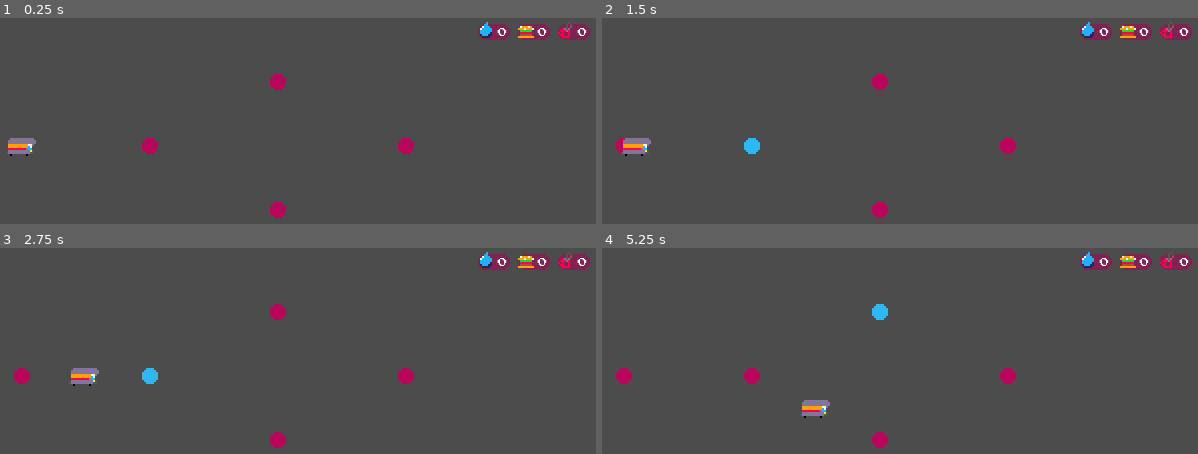
Above: before the commit, frames 1-4 (two rows, left to right).
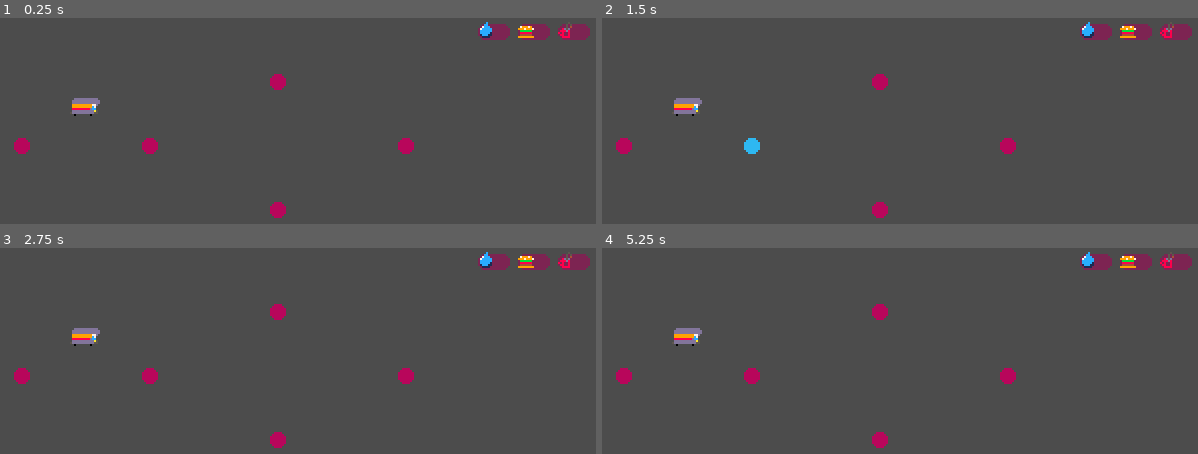
Above: after the commit, the same moments.

Repository: youssefevan/global-game-jam-2023
Game: Godot game, scene res://Scenes/TestingGrounds.tscn
Two runs of this game, one before a commit and one after it. Both use one fixed random seed, a clock stepped at 60 frames per second and the inputs below. This scene is started directly instead of the project's main scene.
Inputs (mouse positions are in pixels of both pictures, inside the frame that each line leads up to):
- Up to frame 1 (0.25 s): no input
- Up to frame 2 (1.5 s): tap Enter at 0.5 s; move the mouse to (625, 145) at 0.52 s; click (625, 145) at 0.6 s; tap Space at 1.25 s; move the mouse to (751, 145) at 1.27 s; click (751, 145) at 1.35 s
- Up to frame 3 (2.75 s): move the mouse to (339, 348) at 2.02 s; click (339, 348) at 2.1 s
- Up to frame 4 (5.25 s): tap Enter at 2.75 s; move the mouse to (outside the picture) at 2.77 s; click (outside the picture) at 2.85 s; move the mouse to (882, 439) at 3.52 s; click (882, 439) at 3.6 s; move the mouse to (882, 311) at 4.27 s; click (882, 311) at 4.35 s; tap Space at 5 s; move the mouse to (911, 427) at 5.02 s; click (911, 427) at 5.1 s

The runs differ from the first frame. In frame 1, 0.8% of the frame differs, in the area x 1-99%, y 4-67%; in frame 2, 0.8%; in frame 3, 0.9%, in the area x 11-99%, y 4-67%; in frame 4, 0.9%.
Error after the commit: Parse Error: Too many arguments for "start_encounter()" call. Expected at most 0. (res://Scripts/global.gd:33)

Commit message:
encounter script

Diff:
--- a/Global Game Jam 2023/Scenes/Encounter.tscn
+++ b/Global Game Jam 2023/Scenes/Encounter.tscn
@@ -1,10 +1,11 @@
-[gd_scene load_steps=8 format=2]
+[gd_scene load_steps=9 format=2]
 
 [ext_resource path="res://Sprites/window.png" type="Texture" id=1]
 [ext_resource path="res://Sprites/window2hover.png" type="Texture" id=2]
 [ext_resource path="res://Sprites/window2.png" type="Texture" id=3]
 [ext_resource path="res://Sprites/Fonts/PixelEmulator-xq08.ttf" type="DynamicFontData" id=4]
 [ext_resource path="res://Sprites/window2click.png" type="Texture" id=5]
+[ext_resource path="res://Scripts/encounter.gd" type="Script" id=6]
 
 [sub_resource type="Theme" id=1]
 
@@ -13,6 +14,7 @@
 font_data = ExtResource( 4 )
 
 [node name="Encounter" type="Node2D"]
+script = ExtResource( 6 )
 
 [node name="WindowBackground" type="Sprite" parent="."]
 position = Vector2( 160, 88 )
--- /dev/null
+++ b/Global Game Jam 2023/Scripts/encounter.gd
@@ -0,0 +1,8 @@
+extends Node2D
+class_name Encounter
+
+func _ready():
+	Global.encounter = self
+
+func start_encounter():
+	self.visible = true
--- a/Global Game Jam 2023/Scripts/global.gd
+++ b/Global Game Jam 2023/Scripts/global.gd
@@ -3,6 +3,7 @@
 var selected_city : City
 var target_city : City
 var current_city : City
+var encounter : Encounter
 
 var arrived := true
 
@@ -29,34 +30,10 @@
 		var which_encounter = random.randi() % 4
 		match which_encounter:
 			0:
-				flat_tire()
+				encounter.start_encounter("flat_tire")
 			1:
-				hit_deer()
+				encounter.start_encounter("hit_deer")
 			2:
-				heavy_traffic()
+				encounter.start_encounter("heavy_traffic")
 			3:
-				rest_stop()
-
-func flat_tire():
-	print("flat tire")
-	yield(get_tree().create_timer(1), "timeout")
-	player.pause_for_encounter()
-	print("unpause")
-
-func hit_deer():
-	print("hit deer")
-	yield(get_tree().create_timer(1), "timeout")
-	player.pause_for_encounter()
-	print("unpause")
-
-func heavy_traffic():
-	print("heavy traffic")
-	yield(get_tree().create_timer(1), "timeout")
-	player.pause_for_encounter()
-	print("unpause")
-
-func rest_stop():
-	print("rest stop")
-	yield(get_tree().create_timer(1), "timeout")
-	player.pause_for_encounter()
-	print("unpause")
+				encounter.start_encounter("rest_stop")
--- a/Global Game Jam 2023/project.godot
+++ b/Global Game Jam 2023/project.godot
@@ -14,6 +14,11 @@
 "language": "GDScript",
 "path": "res://Scripts/city.gd"
 }, {
+"base": "Node2D",
+"class": "Encounter",
+"language": "GDScript",
+"path": "res://Scripts/encounter.gd"
+}, {
 "base": "KinematicBody2D",
 "class": "Player",
 "language": "GDScript",
@@ -21,6 +26,7 @@
 } ]
 _global_script_class_icons={
 "City": "",
+"Encounter": "",
 "Player": ""
 }
 
